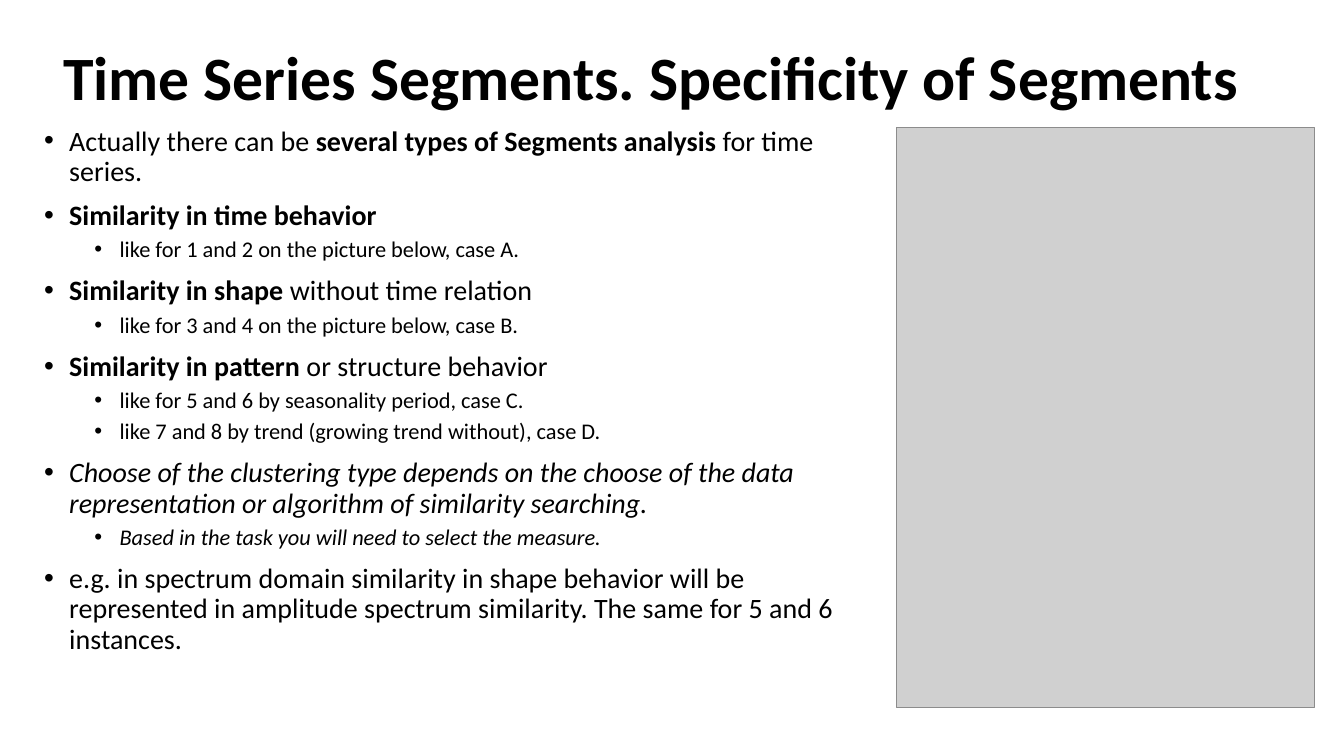
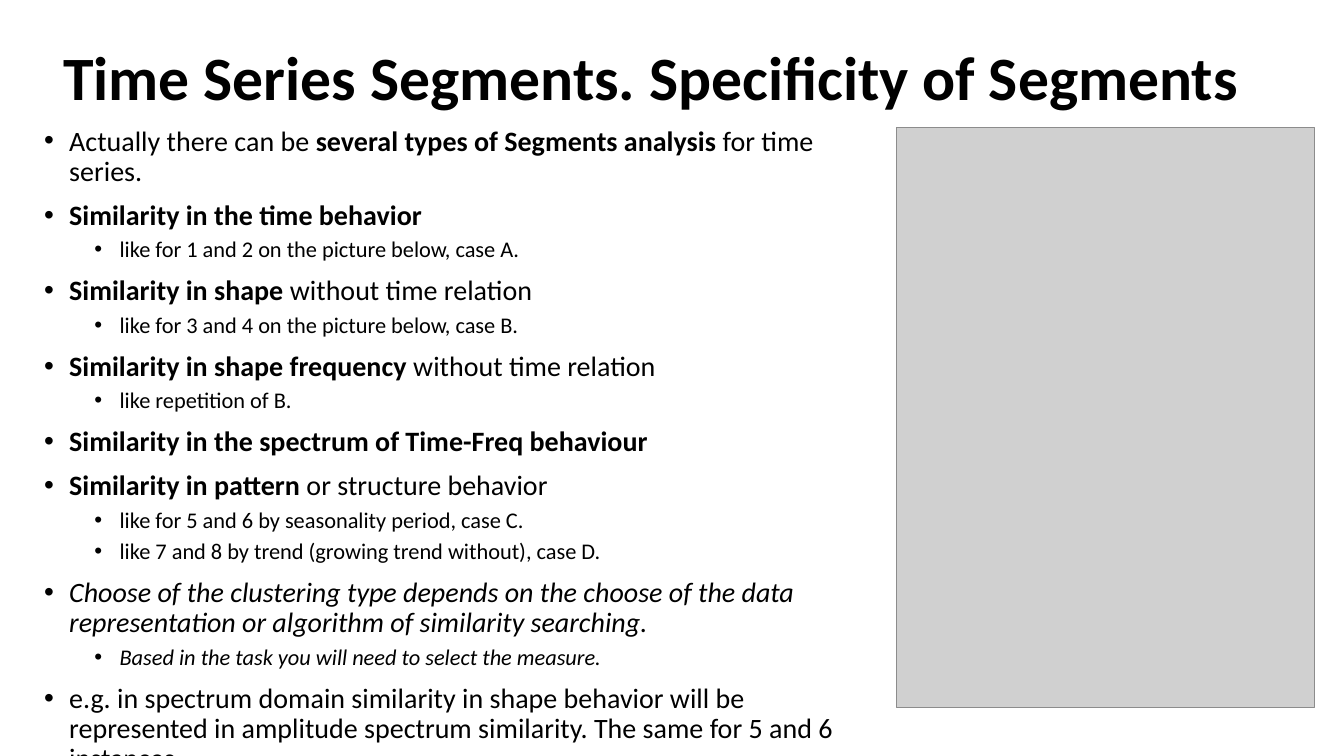
Before and after one commit to MVRonkin/Time-Series-Analysis-Lectures-and-Workshops, a slide deck: slide 24 of lectures/lec6.pptx (slide 21 before the commit). Drawn at 1344x756 pixels with LibreOffice and Linux fonts; fonts in the diff are those of the drawing; grey boxes stand for pictures. Boxes give left, top, right and bottom in pixels: in the first picture for what was removed or moved away, otherwise in the second. Text is boxed around its words. In the diff, an @@ line names an element or a change of style, - is before the commit and + after.

```diff
--- a/lectures/lec6.pptx
+++ b/lectures/lec6.pptx
@@ text at <box>69,205,422,230</box>: text changed @@
-• Similarity in time behavior
+• Similarity in the time behavior
@@ text at <box>69,356,655,456</box>: paragraphs added @@
+• Similarity in shape frequency without time relation
+  • like repetition of B.
+• Similarity in the spectrum of Time-Freq behaviour
```
Also in this commit, not shown: 4 other slides changed, 4 slides added, 3 other files.
